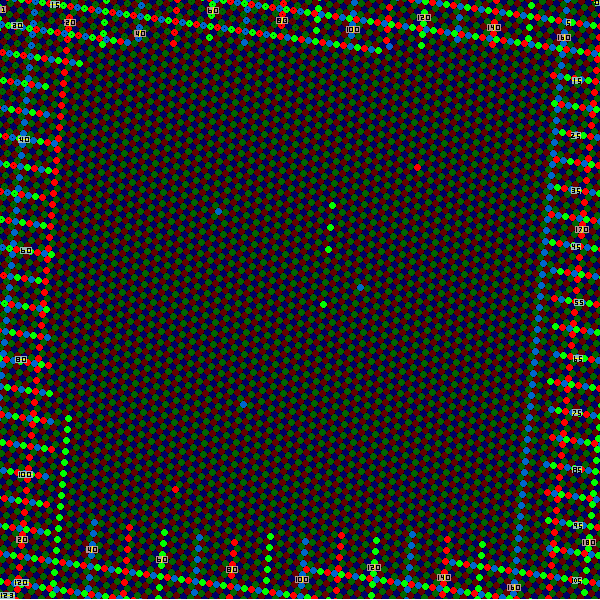
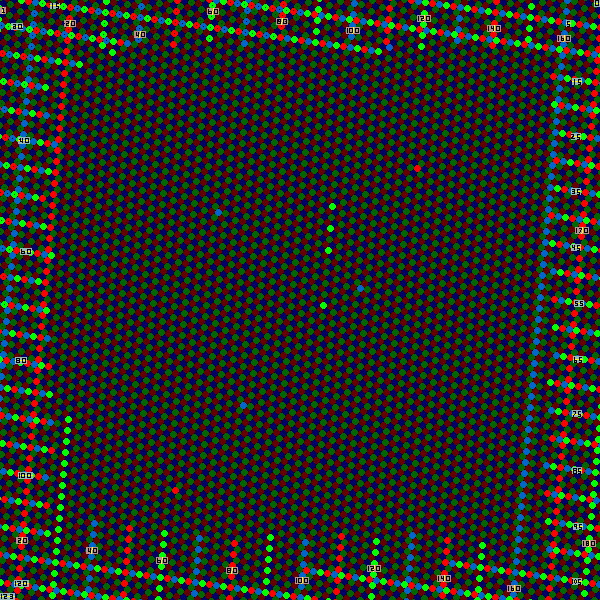
Two versions of the same layered image (600x600). Layer-by-layer changes:
painted on "Background" over [0, 0, 600, 600]
